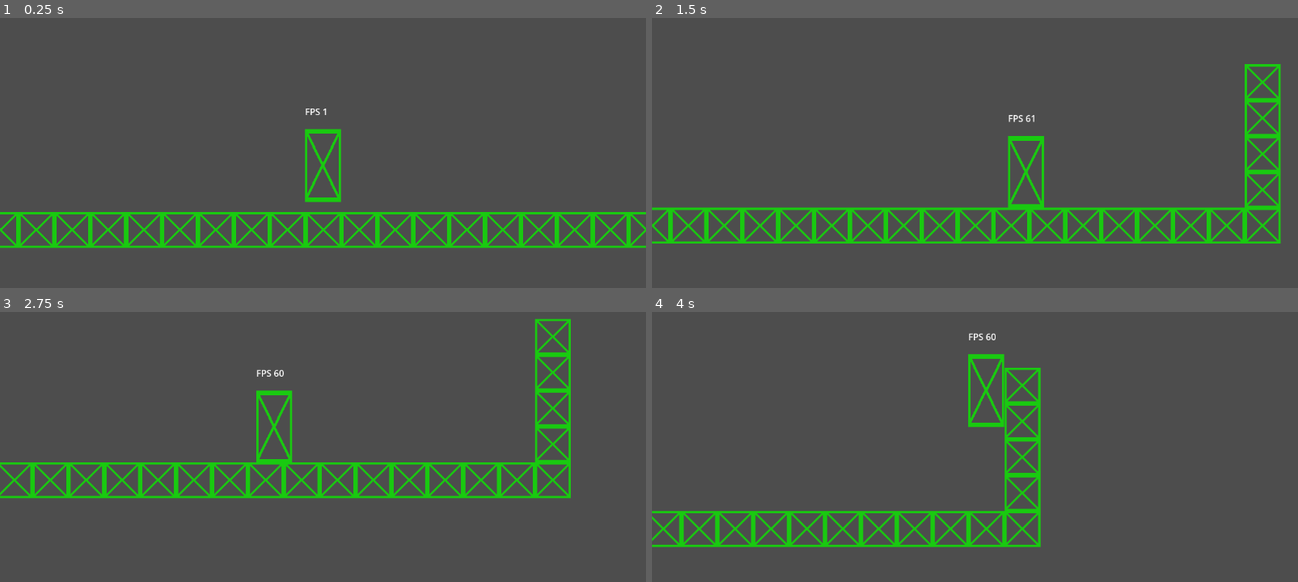
Above: before the commit, frames 1-4 (two rows, left to right).
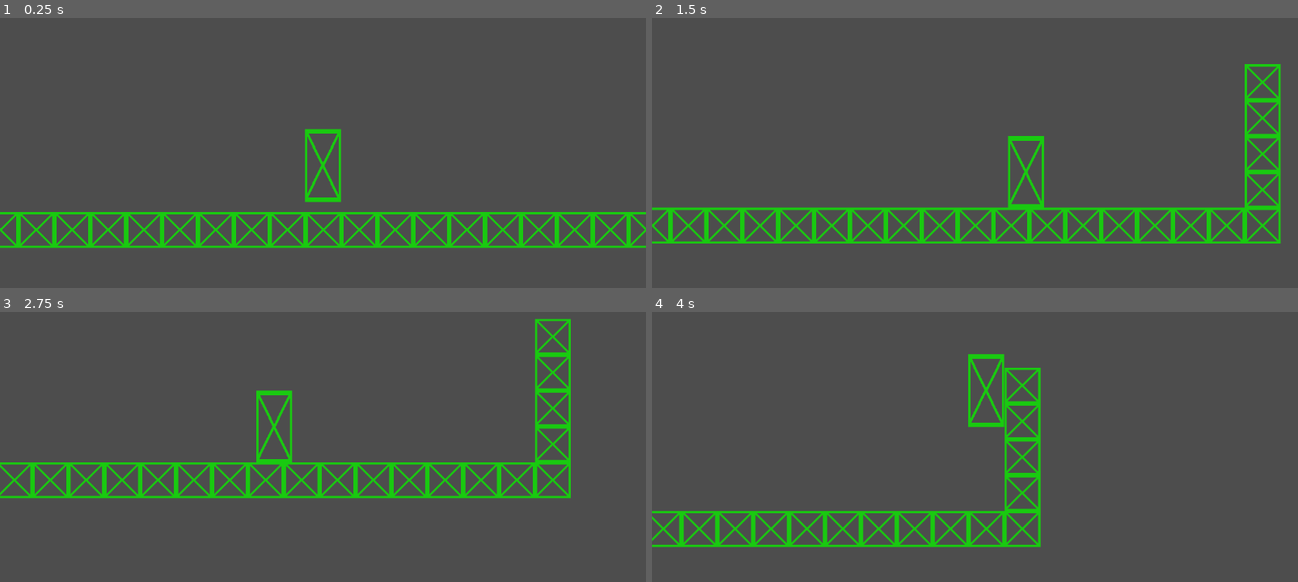
Above: after the commit, the same moments.

Repository: Kyufuru/animitta
Game: Godot game, scene res://scene/level/level_test.tscn
The game is run twice, just before and just after one commit, with the same random seed, the same clock (stepped at 60 frames per second) and the same inputs.
Inputs:
- Up to frame 1 (0.25 s): no input
- Up to frame 2 (1.5 s): hold D (right) from 0.53 s (still down); tap Space (jump) at 0.77 s
- Up to frame 3 (2.75 s): tap Space (jump) at 1.52 s; release D (right) at 2.03 s; hold A (left) from 2.03 s (still down)
- Up to frame 4 (4 s): release A (left) at 2.78 s; hold D (right) from 2.78 s (still down); tap Space (jump) at 3.02, 3.77 s

The runs differ from the first frame. In frame 1, less than 0.1% of the frame differs, in the area x 47-51%, y 33-36%; in frame 2, less than 0.1%; in frame 3, less than 0.1%; in frame 4, less than 0.1%, in the area x 49-54%, y 7-11%.

Commit message:
简化物理节点

Diff:
--- a/Animitta/project.godot
+++ b/Animitta/project.godot
@@ -14,6 +14,10 @@
 config/description="ver 0.0.0.1"
 run/main_scene="res://scene/level/level_test.tscn"
 config/features=PackedStringArray("4.2", "Mobile")
+
+[display]
+
+window/vsync/vsync_mode=0
 
 [input]
 
--- a/Animitta/scene/level/Label.gd
+++ /dev/null
@@ -1,4 +0,0 @@
-extends Label
-
-func _process(_delta):
-	set_text("FPS %d" % Engine.get_frames_per_second())
--- a/Animitta/scene/level/level_test.tscn
+++ b/Animitta/scene/level/level_test.tscn
@@ -1,10 +1,9 @@
-[gd_scene load_steps=8 format=3 uid="uid://xe3mynls6rt1"]
+[gd_scene load_steps=7 format=3 uid="uid://xe3mynls6rt1"]
 
 [ext_resource type="PackedScene" uid="uid://bxoc8ebekyptc" path="res://scene/player/player_test.tscn" id="1_lvyxx"]
 [ext_resource type="Script" path="res://scene/level/level_test.gd" id="1_qmriy"]
-[ext_resource type="PackedScene" uid="uid://bwaec2nsehod5" path="res://scene/physics/physics.tscn" id="4_30x5h"]
+[ext_resource type="Script" path="res://scene/level/physics.gd" id="4_55xay"]
 [ext_resource type="Texture2D" uid="uid://ncyk6gimyfgj" path="res://asset/test.png" id="4_gri6n"]
-[ext_resource type="Script" path="res://scene/level/Label.gd" id="5_n8a0j"]
 
 [sub_resource type="TileSetAtlasSource" id="TileSetAtlasSource_q4y8p"]
 resource_name = "test"
@@ -32,19 +31,12 @@
 [node name="Camera2D" type="Camera2D" parent="Player"]
 position_smoothing_enabled = true
 
-[node name="Label" type="Label" parent="Player/Camera2D"]
-offset_left = -32.0
-offset_top = -107.0
-offset_right = 8.0
-offset_bottom = -84.0
-script = ExtResource("5_n8a0j")
-
-[node name="Physics" parent="." instance=ExtResource("4_30x5h")]
-unique_name_in_owner = true
-gravity = 10
-
 [node name="TileMap" type="TileMap" parent="."]
 texture_filter = 4
 tile_set = SubResource("TileSet_by4f4")
 format = 2
 layer_0/tile_data = PackedInt32Array(262152, 1, 0, 262153, 1, 0, 262154, 1, 0, 262155, 1, 0, 262156, 1, 0, 262158, 1, 0 …(368 unchanged characters)…
+
+[node name="Physics" type="Node2D" parent="."]
+unique_name_in_owner = true
+script = ExtResource("4_55xay")
--- /dev/null
+++ b/Animitta/scene/level/physics.gd
@@ -0,0 +1,3 @@
+extends Node2D
+
+const gravity: int = 10
--- a/Animitta/scene/physics/physics.gd
+++ /dev/null
@@ -1,3 +0,0 @@
-extends Node2D
-
-@export var gravity: int
--- a/Animitta/scene/physics/physics.tscn
+++ /dev/null
@@ -1,6 +0,0 @@
-[gd_scene load_steps=2 format=3 uid="uid://bwaec2nsehod5"]
-
-[ext_resource type="Script" path="res://scene/physics/physics.gd" id="1_h2au5"]
-
-[node name="Physics" type="Node2D"]
-script = ExtResource("1_h2au5")
--- a/Animitta/scene/player/player_test.gd
+++ b/Animitta/scene/player/player_test.gd
@@ -1,12 +1,6 @@
 extends CharacterBody2D
 
-enum States {
-	IDLE,
-	JUMP,
-	HIGH_JUMP,
-	DASH,
-	ATTACK,
-}
+enum States {IDLE, JUMP, DASH, ATK}
 const x_msk := Vector2(1, 0)
 
 @export var cur_state: int
--- a/Animitta/scene/player/player_test.tscn
+++ b/Animitta/scene/player/player_test.tscn
@@ -8,8 +8,6 @@
 
 [node name="Player" type="CharacterBody2D"]
 script = ExtResource("1_2f4hb")
-speed = null
-mass = null
 
 [node name="Sprite2D" type="Sprite2D" parent="."]
 position = Vector2(0, 1)
Not shown, changed: 策划/世界观笔记.txt
